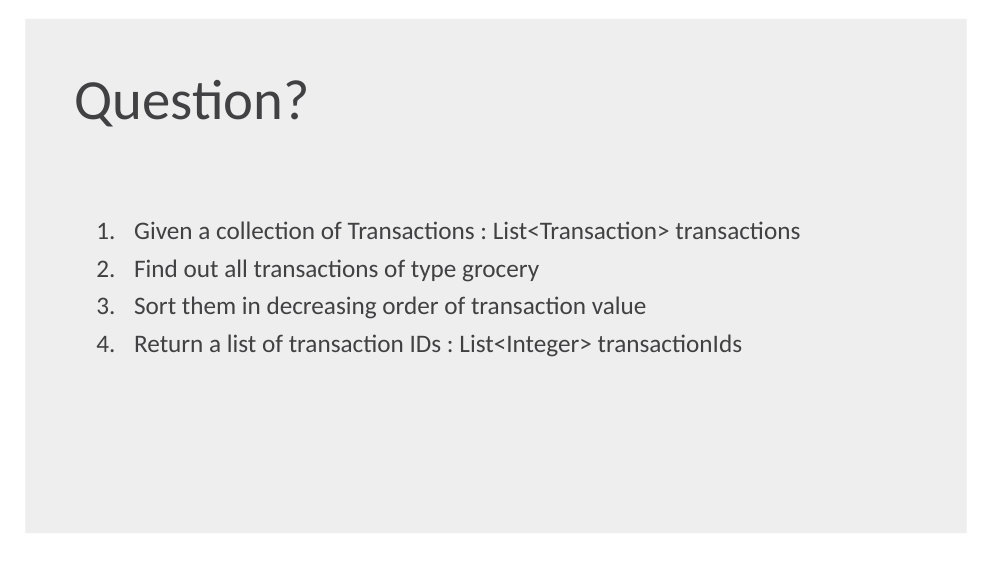
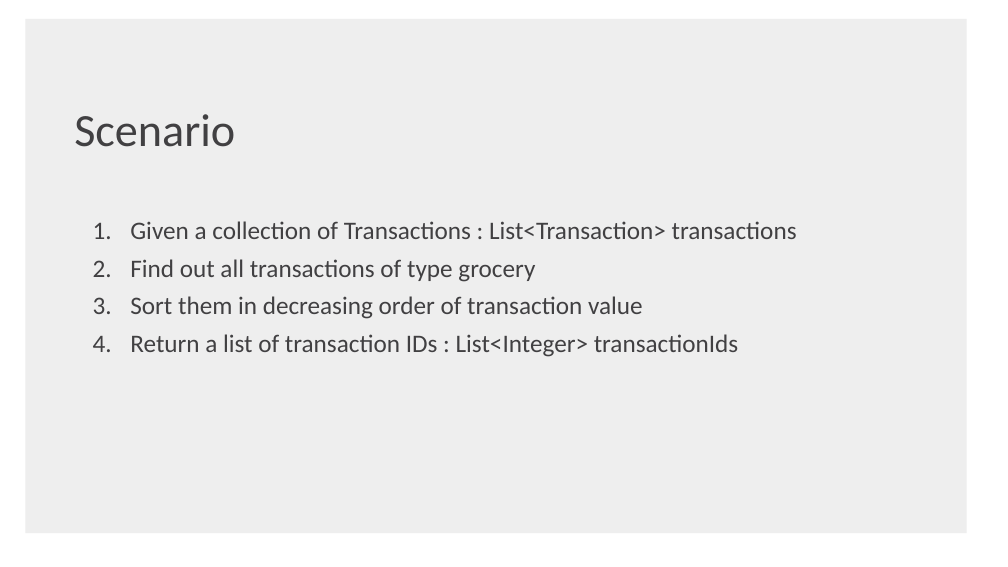
Before and after one commit to shaojie-xu-kp/Java8_lunch_learn, a slide deck: slide 14 of Java 8 & TDP.pptx (slide 20 before the commit). Drawn at 1008x567 pixels with LibreOffice and Linux fonts; fonts in the diff are those of the drawing; background and template pictures are left out. Boxes give left, top, right and bottom in pixels: in the first picture for what was removed or moved away, otherwise in the second. Text is boxed around its words. In the diff, an @@ line names an element or a change of style, - is before the commit and + after.

```diff
--- a/Java 8 & TDP.pptx
+++ b/Java 8 & TDP.pptx
@@ text removed at bbox=[75, 80, 310, 127] @@
-Question?
@@ text added at bbox=[74, 114, 235, 147], 44 pt, text #414042 @@
+Scenario
@@ text "Given a collection of Transactions ...": place and size @@
-text "Given a collection of Transactions ..." at bbox=[134, 221, 800, 357]
+text "Given a collection of Transactions ..." at bbox=[130, 221, 797, 357]
```
Also in this commit, not shown: 41 other slides changed, 3 slides added, 15 slides removed, 1 other file.
